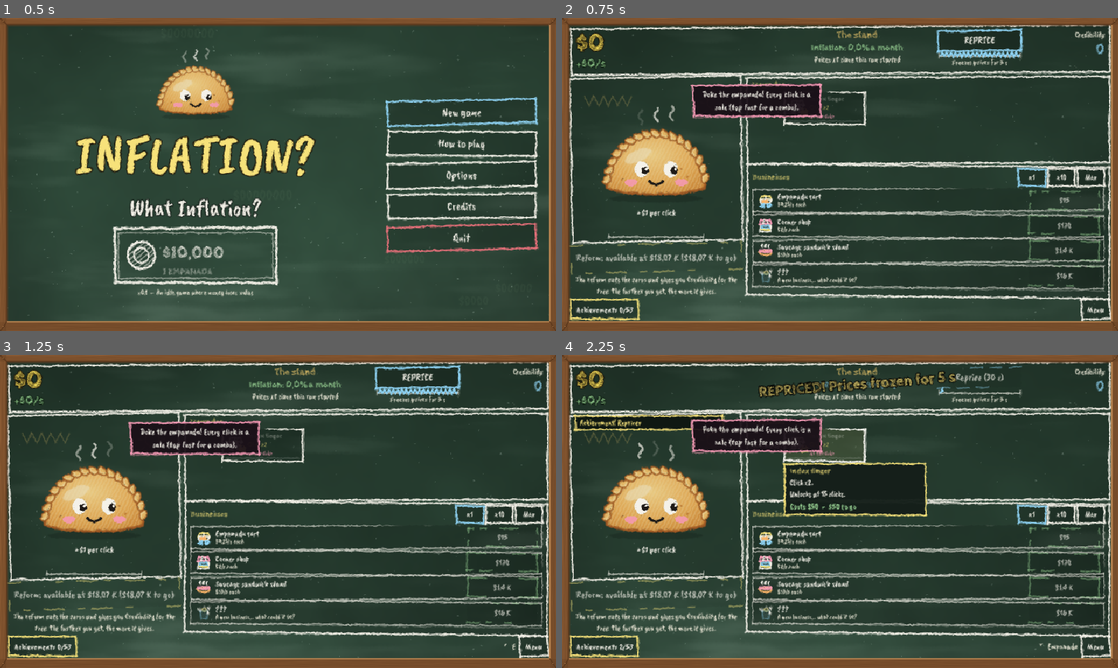
Above: before the commit, frames 1-4 (two rows, left to right).
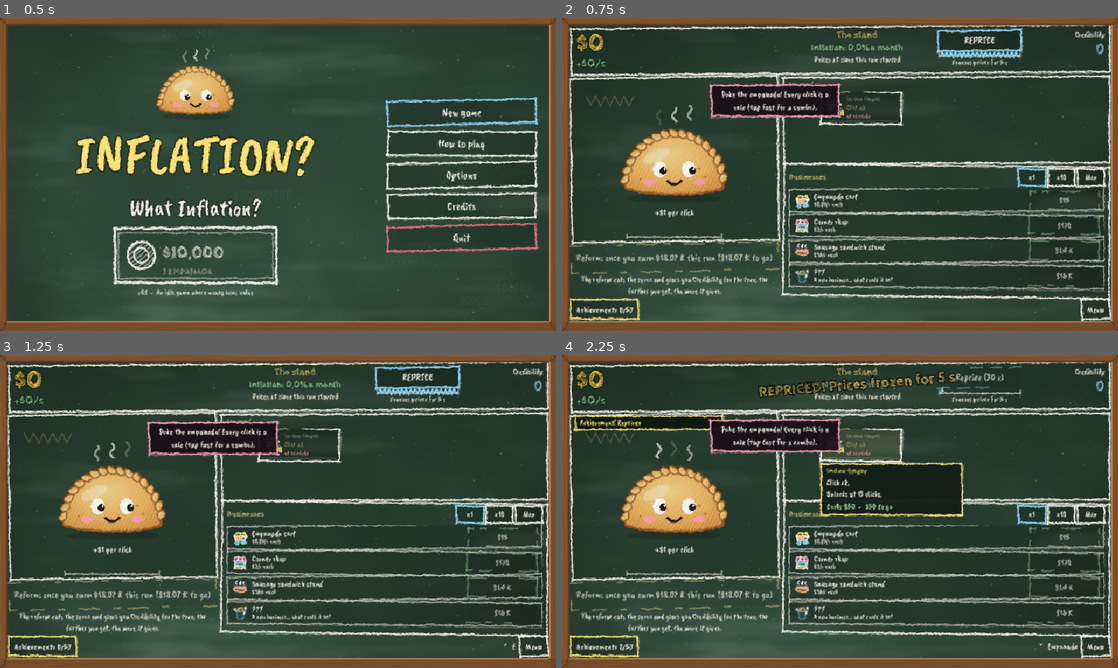
Above: after the commit, the same moments.

Repository: agusmoscato/INFLATION-What-Inflation-
Game: Godot game, scene res://scenes/Main.tscn
Two runs of this game, one before a commit and one after it. Both use one fixed random seed, a clock stepped at 60 frames per second and the inputs below.
Inputs (mouse positions are in pixels of both pictures, inside the frame that each line leads up to):
- Up to frame 1 (0.5 s): no input
- Up to frame 2 (0.75 s): click "New game" at 0.5 s
- Up to frame 3 (1.25 s): no input
- Up to frame 4 (2.25 s): click "REPRICE" at 1.25 s; click (823, 445) at 2.02 s

Frame 1 is identical in both runs. In frame 2, 12% of the frame differs, in the area x 1-99%, y 17-90%; in frame 3, 12%; in frame 4, 15%.

Commit message:
"Te falta $X" de la reforma: resta lo ganado en la vuelta (la condición), baja mientras ganás y llega a 0 justo cuando se habilita (test que lo recorre); texto más claro: "cuando ganes $Y en la vuelta" (punto 3)
Co-Authored-By: Claude Opus 5.5 <noreply@anthropic.com>

Diff:
--- a/scripts/core/economy_logic.gd
+++ b/scripts/core/economy_logic.gd
@@ -908,6 +908,13 @@
 	if not m.best_run.is_zero() and m.run_time < B("reform_window_s"):
 		x = maxf(x, m.best_run.log10() - B("reform_window"))
 	return exp_big(x * BigNumber.LN10).mul_f(1.0001)
+
+
+## Cuánto falta ganar en la vuelta para poder reformar (0 cuando ya se puede). La condición es sobre lo ganado en la
+## vuelta (lo que define la Credibilidad), no sobre la plata en mano: gastar no lo hace subir.
+static func reform_missing(m: GameModel) -> BigNumber:
+	var target: BigNumber = reform_target(m)
+	return target.sub(m.run_earned) if target.gt(m.run_earned) else BigNumber.zero()
 
 
 ## Alcanza la Credibilidad mínima (y la demo no llegó a su tope).
--- a/scripts/ui/game_screen.gd
+++ b/scripts/ui/game_screen.gd
@@ -653,9 +653,7 @@
 	elif demo_over:
 		reform_btn.text = tr("ui.reform.btn_off")
 	else:
-		var target: BigNumber = EconomyLogic.reform_target(m)
-		var left: BigNumber = target.sub(m.run_earned) if target.gt(m.run_earned) else BigNumber.zero()
-		reform_btn.text = tr("ui.reform.btn_at") % [UIKit.money(target), UIKit.money(left)]
+		reform_btn.text = tr("ui.reform.btn_at") % [UIKit.money(EconomyLogic.reform_target(m)), UIKit.money(EconomyLogic.reform_missing(m))]
 	reform_hint.add_theme_color_override("font_color", UIKit.C_DIM)
 	if demo_over:
 		reform_hint.text = tr("ui.reform.demo")
--- a/tests/screenshot_tour.gd
+++ b/tests/screenshot_tour.gd
@@ -128,6 +128,7 @@
 	var m: GameModel = GameState.m
 	m.clicks = 40
 	m.money = BigNumber.from_float(220.0)
+	m.run_earned = BigNumber.from_float(1450.0)
 	m.owned["empanadas"] = 6
 	m.owned["kiosco"] = 1
 	m.run_time = 70.0
--- a/tests/suites/test_economy.gd
+++ b/tests/suites/test_economy.gd
@@ -202,6 +202,30 @@
 	mc.best_run = BigNumber.from_float(1e5)
 	mc.run_earned = BigNumber.from_float(1e7)
 	t.near(EconomyLogic.reform_gain_f(mc), ck * pow(7.0 - cc, 2.0), "la Credibilidad de la vuelta se cobra completa, sin importar la mejor vuelta")
+	# "te falta $X": baja a medida que se gana en la vuelta y llega a 0 justo cuando se habilita la reforma
+	var mf2: GameModel = GameModel.new(21)
+	mf2.owned["kiosco"] = 20
+	mf2.dirty = true
+	var prev_left: BigNumber = EconomyLogic.reform_missing(mf2)
+	var mono: bool = true
+	var agree: bool = true
+	for i in range(900):
+		EconomyLogic.tick(mf2, 1.0)
+		mf2.money = BigNumber.zero()           # gastar lo que se tiene no cambia lo que falta
+		var left: BigNumber = EconomyLogic.reform_missing(mf2)
+		if left.gt(prev_left.mul_f(1.000001)):
+			mono = false
+		if left.is_zero() != EconomyLogic.can_reform(mf2):
+			agree = false
+		prev_left = left
+	t.check(mono, "lo que falta para la reforma nunca sube")
+	t.check(agree, "lo que falta llega a 0 justo cuando se habilita la reforma")
+	t.check(EconomyLogic.can_reform(mf2), "y en 15 min con 20 kioscos se habilita")
+	# la caja de mejoras no está vacía ni en el primer segundo: la primera aparece como Próxima, con su condición
+	var m0: GameModel = GameModel.new(22)
+	var up0: Array = EconomyLogic.upcoming_upgrades(m0)
+	t.check(up0.size() >= 1 and EconomyLogic.upgrade_condition_text(m0, up0[0]) != "", "al empezar, una Próxima con su condición (%s)" % (str(up0[0]["id"]) if not up0.is_empty() else "-"))
+	t.near(EconomyLogic.upgrade_condition_progress(m0, up0[0]), 0.0, "con su barra en 0")
 	# trabado: 15 s sin poder comprar nada
 	var mx: GameModel = GameModel.new(14)
 	mx.run_earned = BigNumber.from_float(1e6)
Not shown, changed: i18n/v2.txt
